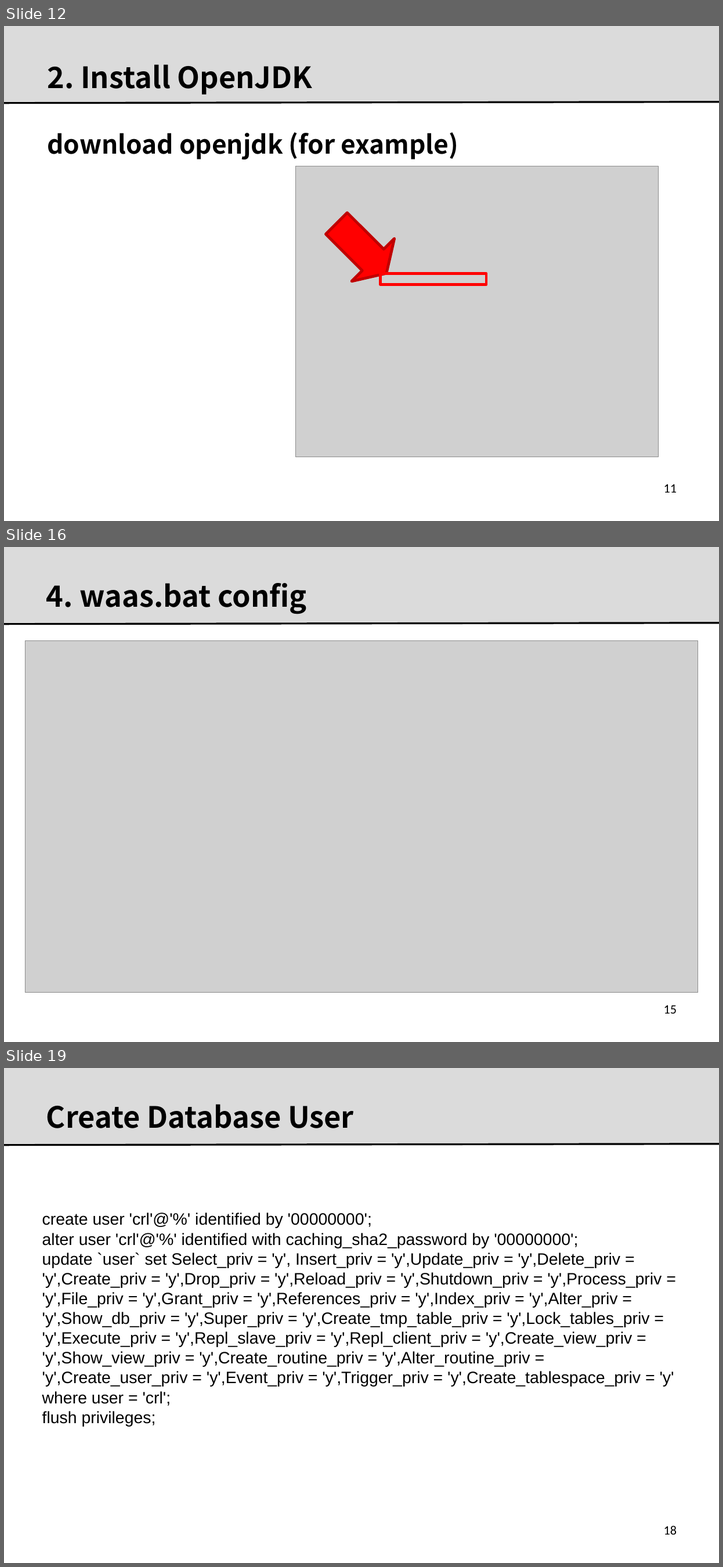
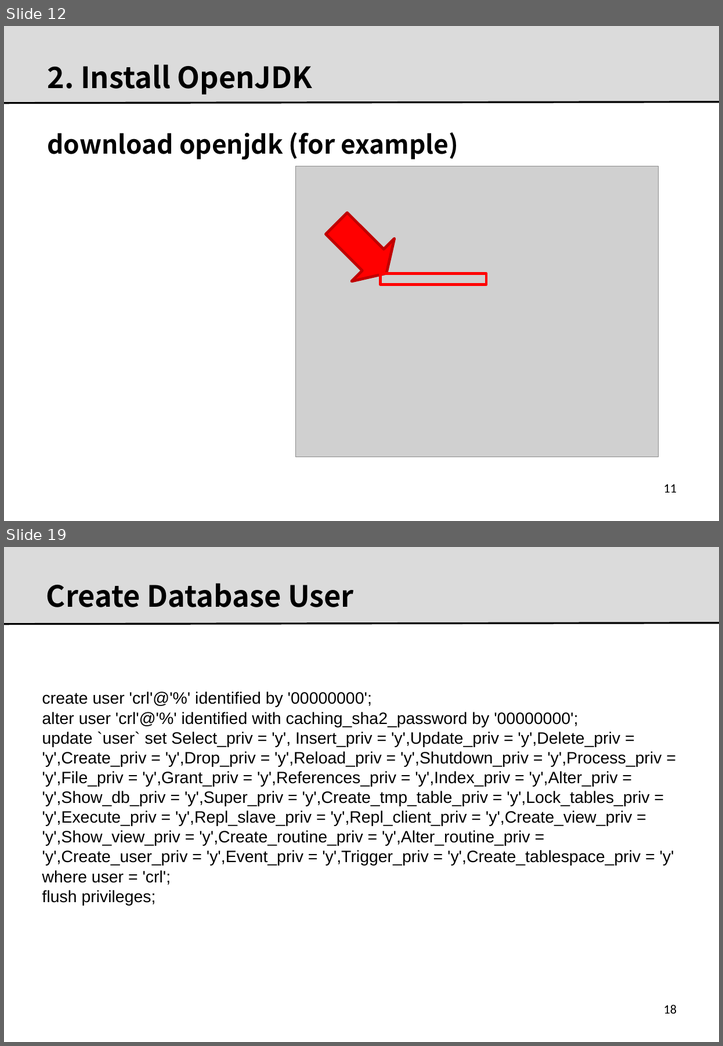
Before and after one commit to kitcrl/waas, a slide deck: docs/0000.man.pptx. Shown one above the other, each under a label of ours: slides 12, 16 and 19 before the commit, slides 12 and 19 after it; the slides between them are not shown. The pictures are 723x1567 and 723x1046 pixels, drawn with LibreOffice and Linux fonts; fonts in the diff are those of the drawing; grey boxes stand for pictures; background and template pictures are left out. Boxes give left, top, right and bottom in pixels: in the first picture for what was removed or moved away, otherwise in the second. Text is boxed around its words. In the diff, an @@ line names an element or a change of style, - is before the commit and + after.

```diff
--- a/docs/0000.man.pptx
+++ b/docs/0000.man.pptx
@@ slide 16 removed at box(4, 547, 719, 1042), background #FFFFFF; not listed: 2 template elements that a slide beside it also shows @@
@@ title removed at box(46, 583, 307, 614) @@
-4. waas.bat config
@@ picture removed at box(25, 641, 698, 992) @@
@@ page number removed at box(663, 1005, 676, 1013) @@
-15
```
Also in this commit, not shown: 6 slides changed, 1 slide added, 1 other file.
